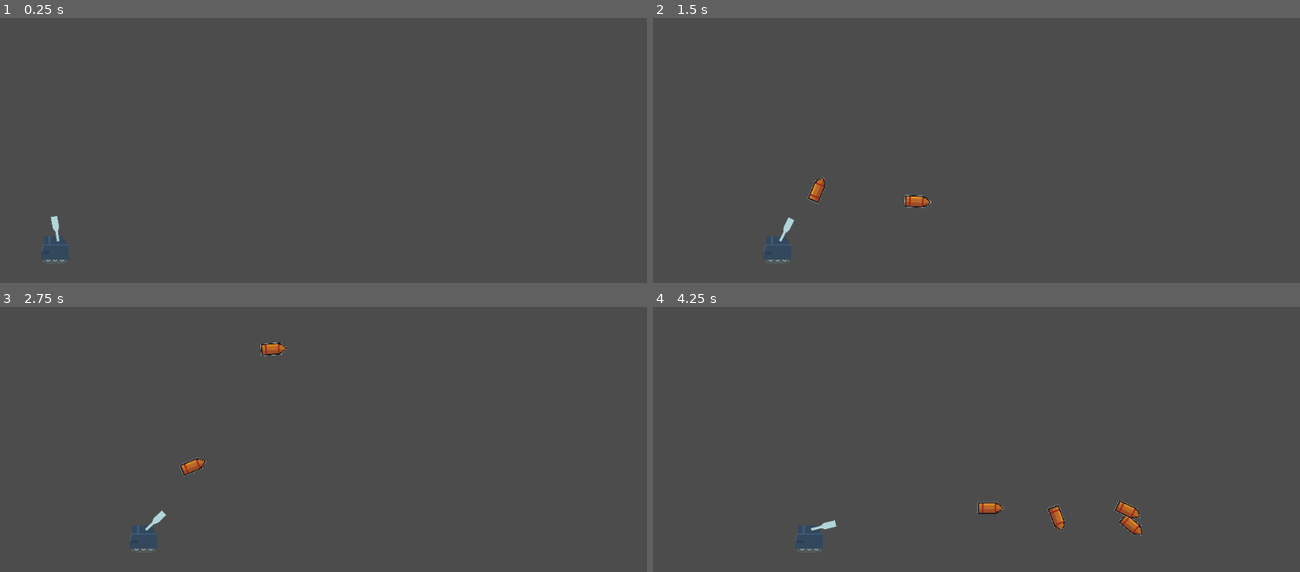
Above: before the commit, frames 1-4 (two rows, left to right).
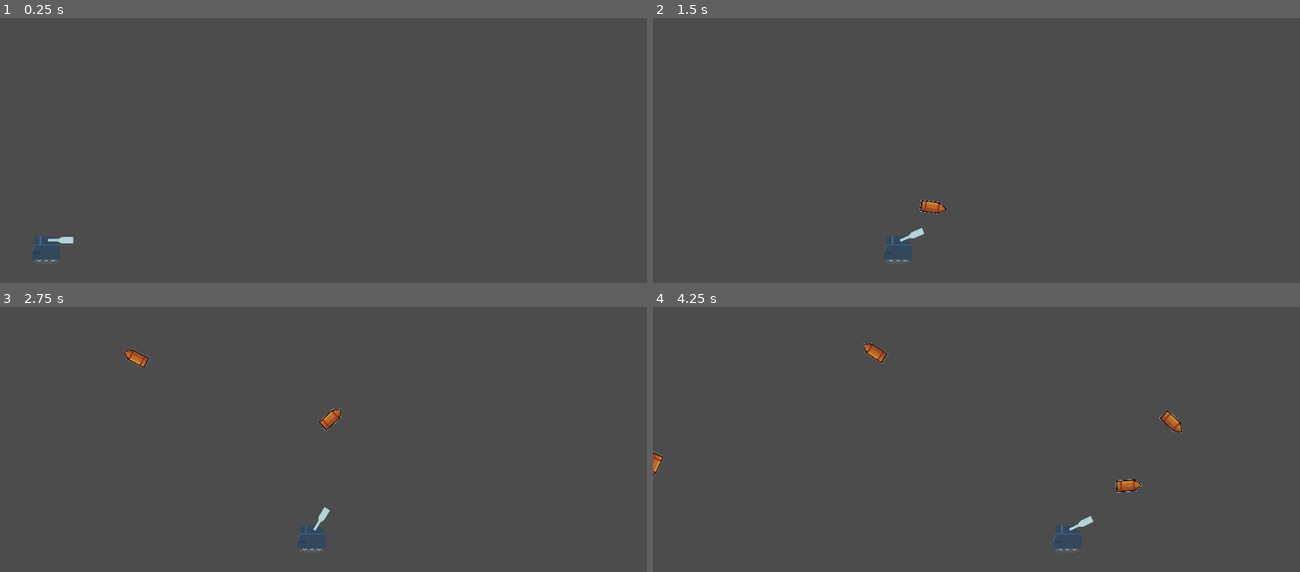
Above: after the commit, the same moments.

Repository: kleimaj/gaming-club-dev
Game: Godot game, scene res://Game.tscn
Same seed, same stepped clock (60 frames per second), same inputs: the game is played once before the commit and once after it.
Inputs (mouse positions are in pixels of both pictures, inside the frame that each line leads up to):
- Up to frame 1 (0.25 s): no input
- Up to frame 2 (1.5 s): tap Enter at 0.5 s; move the mouse to (1118, 76) at 0.52 s; hold D (forward) 0.53-1.28 s; click (1118, 76) at 0.6 s; tap Space (click, bound only before the commit) at 0.8, 1.35 s; move the mouse to (847, 113) at 1.27 s; hold A (back) from 1.28 s (still down)
- Up to frame 3 (2.75 s): click (194, 402) at 1.55 s; move the mouse to (outside the picture) at 2.02 s; release A (back) at 2.03 s; hold D (forward) from 2.03 s (still down); click (outside the picture) at 2.1 s; tap Space (click, bound only before the commit) at 2.3 s
- Up to frame 4 (4.25 s): move the mouse to (944, 458) at 2.77 s; tap Space (click, bound only before the commit) at 2.85, 3.8 s; click (944, 458) at 3.05 s; move the mouse to (1170, 439) at 3.52 s; release D (forward) at 3.53 s; hold A (back) from 3.53 s (still down); click (1170, 439) at 3.6 s

The runs differ from the first frame. In frame 1, 0.4% of the frame differs, in the area x 4-12%, y 74-93%; in frame 2, 1.3%; in frame 3, 1.5%; in frame 4, 2.0%, in the area x 0-82%, y 13-93%.

Commit message:
Control changes

Diff:
--- a/Shooting/Script/Tank.gd
+++ b/Shooting/Script/Tank.gd
@@ -6,18 +6,24 @@
 
 var velocity = Vector2()
 var can_shoot = true
-
+var changemuzzle = false
 func _ready():
 	$ShootTimer.wait_time = gun_cooldown
 
 func control(delta):
-	$Muzzle.look_at(get_global_mouse_position())
+
 	velocity = Vector2()
-	if Input.is_action_pressed('forward'):
-		velocity = Vector2(speed, 0)
-	if Input.is_action_pressed('back'):
-		velocity = Vector2(-speed, 0)
-	if Input.is_action_just_pressed('click'):
+	velocity = Vector2((get_viewport().get_mouse_position() - position).x,0)
+#	if Input.is_action_pressed('forward'):
+#		velocity = Vector2(speed, 0)
+#	if Input.is_action_pressed('back'):
+#		velocity = Vector2(-speed, 0)
+	if Input.is_action_just_pressed('click') || changemuzzle == true:
+		velocity = Vector2()
+		changemuzzle = true
+		$Muzzle.look_at(get_global_mouse_position())
+	if Input.is_action_just_released("click"):
+		changemuzzle = false
 		shoot()
 
 func shoot():
--- a/Shooting/project.godot
+++ b/Shooting/project.godot
@@ -33,7 +33,7 @@
 }
 click={
 "deadzone": 0.5,
-"events": [ Object(InputEventKey,"resource_local_to_scene":false,"resource_name":"","device":0,"alt":false,"shift":false,"control":false,"meta":false,"command":false,"pressed":false,"scancode":32,"unicode":0,"echo":false,"script":null)
+"events": [ Object(InputEventMouseButton,"resource_local_to_scene":false,"resource_name":"","device":0,"alt":false,"shift":false,"control":false,"meta":false,"command":false,"button_mask":0,"position":Vector2( 0, 0 ),"global_position":Vector2( 0, 0 ),"factor":1.0,"button_index":1,"pressed":false,"doubleclick":false,"script":null)
  ]
 }
 
